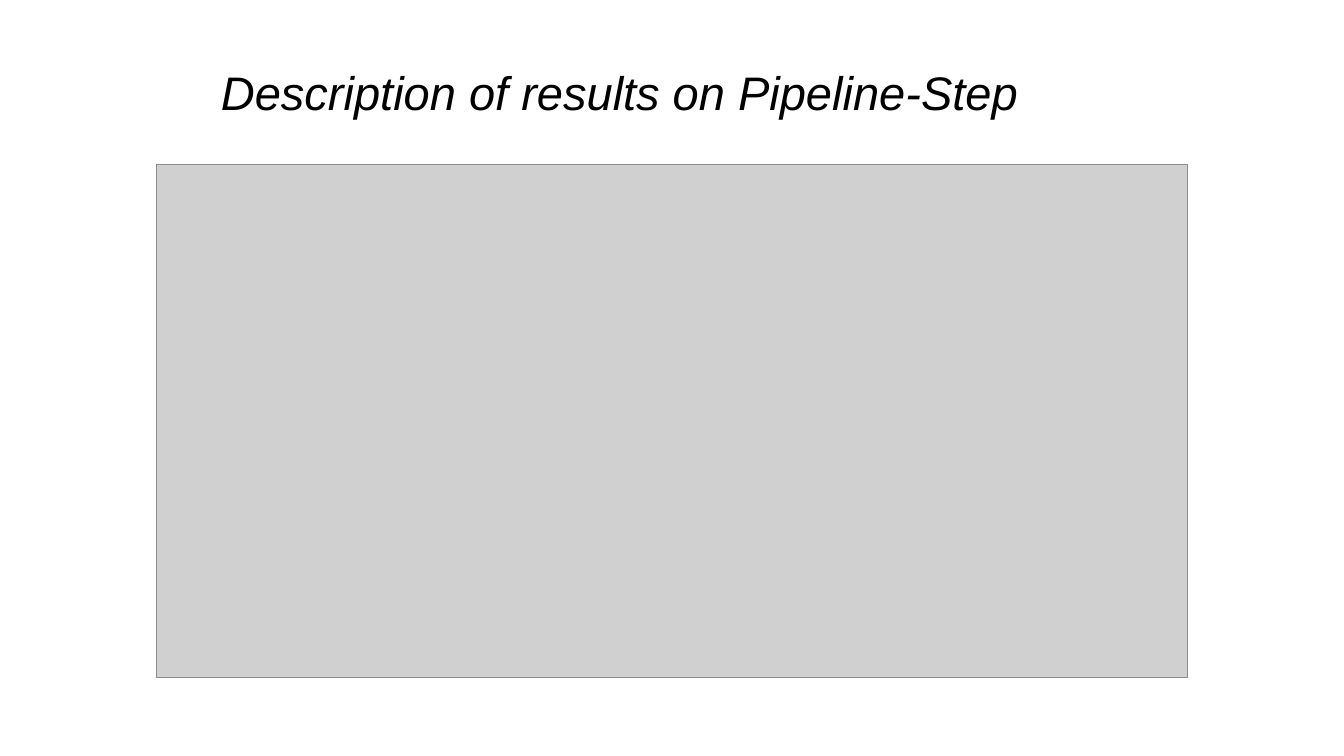
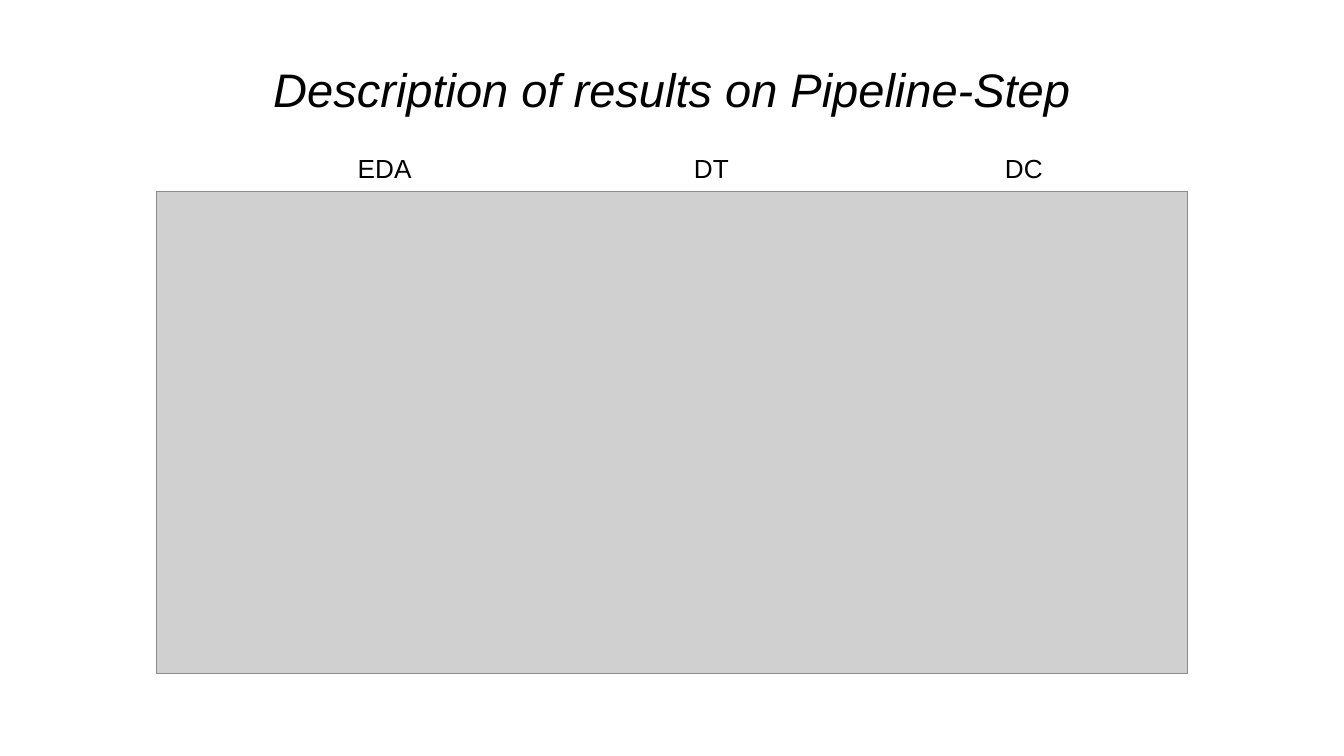
Before and after one commit to cosimop2000/BDMG-vehicle-accidents, a slide deck: slide 10 of Ferrari-Pavone-Pederzoli.pptx (slide 9 before the commit). Drawn at 1344x756 pixels with LibreOffice and Linux fonts; fonts in the diff are those of the drawing; grey boxes stand for pictures. Boxes give left, top, right and bottom in pixels: in the first picture for what was removed or moved away, otherwise in the second. Text is boxed around its words. In the diff, an @@ line names an element or a change of style, - is before the commit and + after.

```diff
--- a/Ferrari-Pavone-Pederzoli.pptx
+++ b/Ferrari-Pavone-Pederzoli.pptx
@@ title "Description of results on Pipeline-Step" at (273, 73, 1070, 116): alignment left to centre @@
@@ text added at (358, 160, 412, 178), 14 pt, text #000000 @@
+EDA
@@ text added at (694, 160, 729, 178), 14 pt, text #000000 @@
+DT
@@ text added at (1005, 159, 1043, 179), 14 pt, text #000000 @@
+DC
@@ picture: place and size @@
-picture at (156, 164, 1187, 677)
+picture at (156, 191, 1187, 673)
```
Also in this commit, not shown: 9 other slides changed, 1 slide added.
